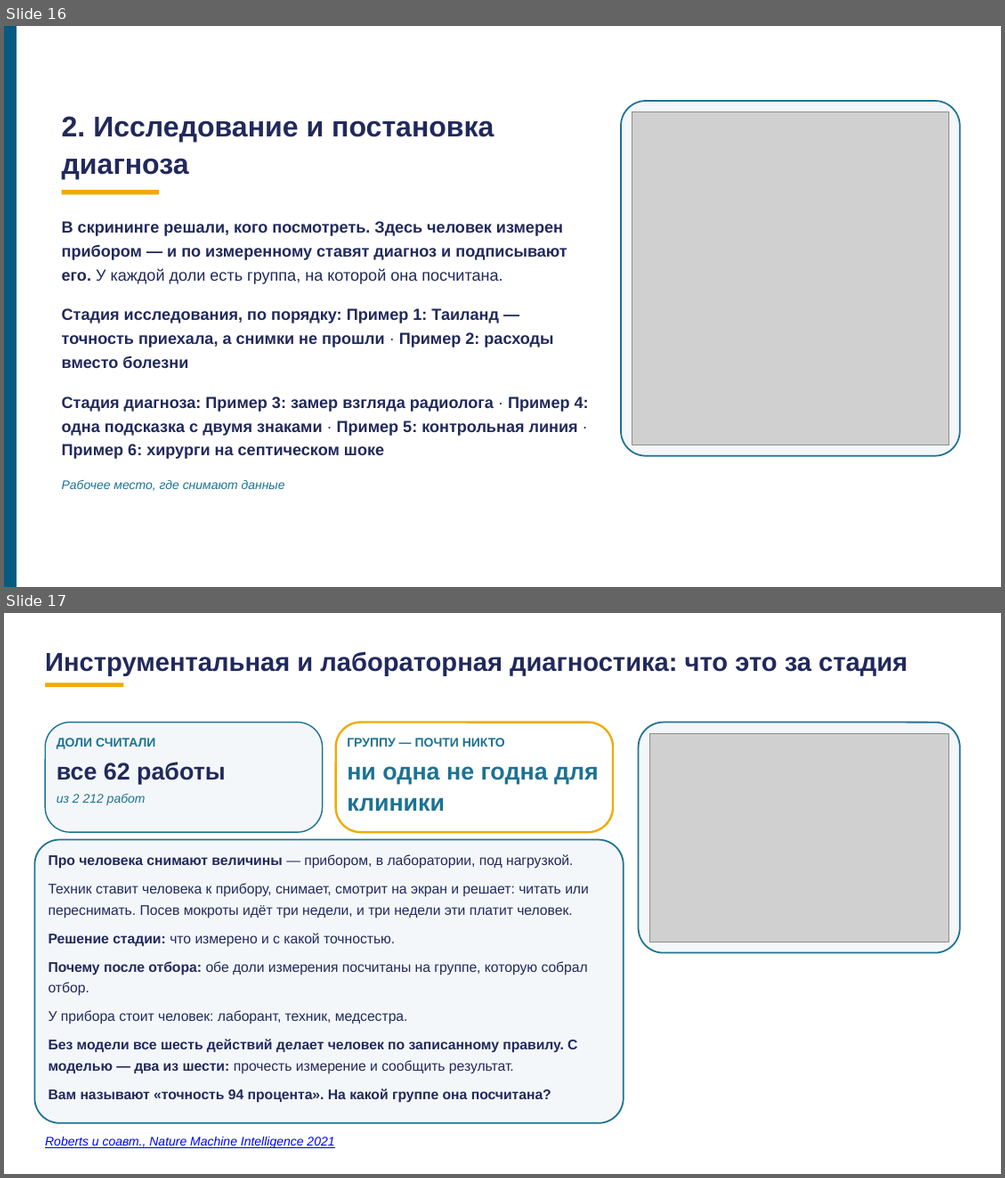
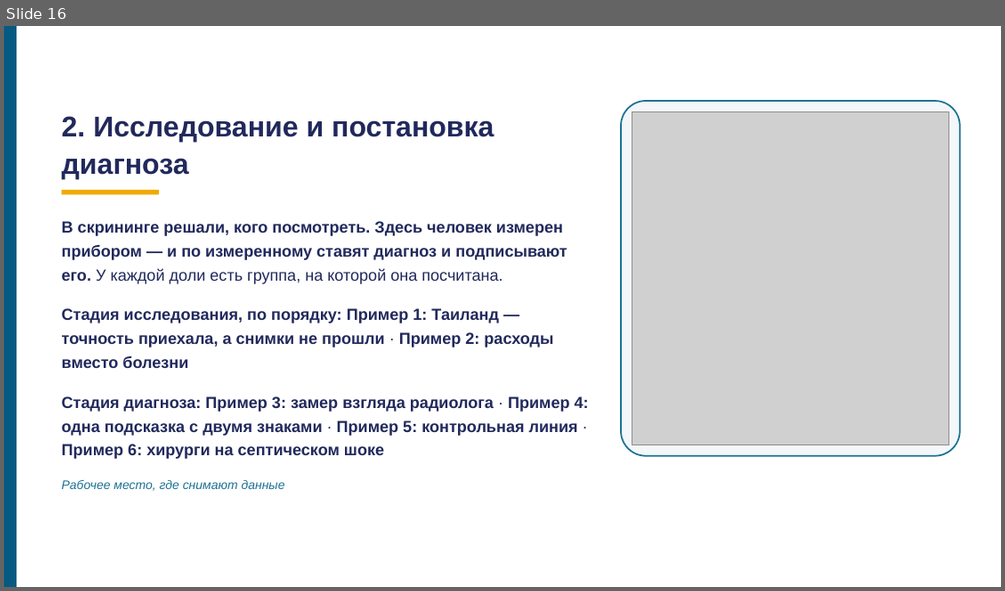
Before and after one commit to tellina-study/AI-usage-lessons, a slide deck: library/lectures/lec-07/rework/deck/lec-07-karkas.pptx. Shown one above the other, each under a label of ours: slides 16 and 17 before the commit, slide 16 after it. The pictures are 1005x1178 and 1005x591 pixels, drawn with LibreOffice and Linux fonts; fonts in the diff are those of the drawing; grey boxes stand for pictures. Boxes give left, top, right and bottom in pixels: in the first picture for what was removed or moved away, otherwise in the second. Text is boxed around its words. In the diff, an @@ line names an element or a change of style, - is before the commit and + after.

```diff
--- a/library/lectures/lec-07/rework/deck/lec-07-karkas.pptx
+++ b/library/lectures/lec-07/rework/deck/lec-07-karkas.pptx
@@ slide 17 removed at (4, 613, 1001, 1174), background #FFFFFF @@
@@ text removed at (45, 651, 907, 676) @@
-Инструментальная и лабораторная диагностика: что это за стадия
@@ rectangle removed at (45, 682, 123, 687) @@
@@ rounded rectangle removed at (45, 722, 323, 832) @@
@@ text removed at (57, 738, 155, 749) @@
-ДОЛИ СЧИТАЛИ
@@ rounded rectangle removed at (336, 722, 614, 832) @@
@@ text removed at (347, 738, 505, 747) @@
-ГРУППУ — ПОЧТИ НИКТО
@@ rounded rectangle removed at (638, 722, 960, 952) @@
@@ picture removed at (649, 733, 948, 941) @@
@@ text removed at (57, 762, 226, 785) @@
-все 62 работы
@@ text removed at (347, 766, 599, 811) @@
-ни одна не годна для клиники
@@ text removed at (57, 794, 146, 805) @@
-из 2 212 работ
@@ rounded rectangle removed at (34, 840, 623, 1123) @@
@@ text removed at (48, 854, 589, 1103) @@
-Про человека снимают величины — прибором, в лаборатории, под нагрузкой.
-Техник ставит человека к прибору, снимает, смотрит на экран и решает: читать или переснимать. Посев мокроты идёт три недели, и три недели эти платит человек.
-Решение стадии: что измерено и с какой точностью.
-Почему после отбора: обе доли измерения посчитаны на группе, которую собрал отбор.
-У прибора стоит человек: лаборант, техник, медсестра.
-Без модели все шесть действий делает человек по записанному правилу. С моделью — два из шести: прочесть измерение и сообщить результат.
-Вам называют «точность 94 процента». На какой группе она посчитана?
@@ text removed at (45, 1136, 334, 1148) @@
-Roberts и соавт., Nature Machine Intelligence 2021
```
Also in this commit, not shown: 12 slides changed, 3 slides added, 2 other slides removed, 3 other files.
